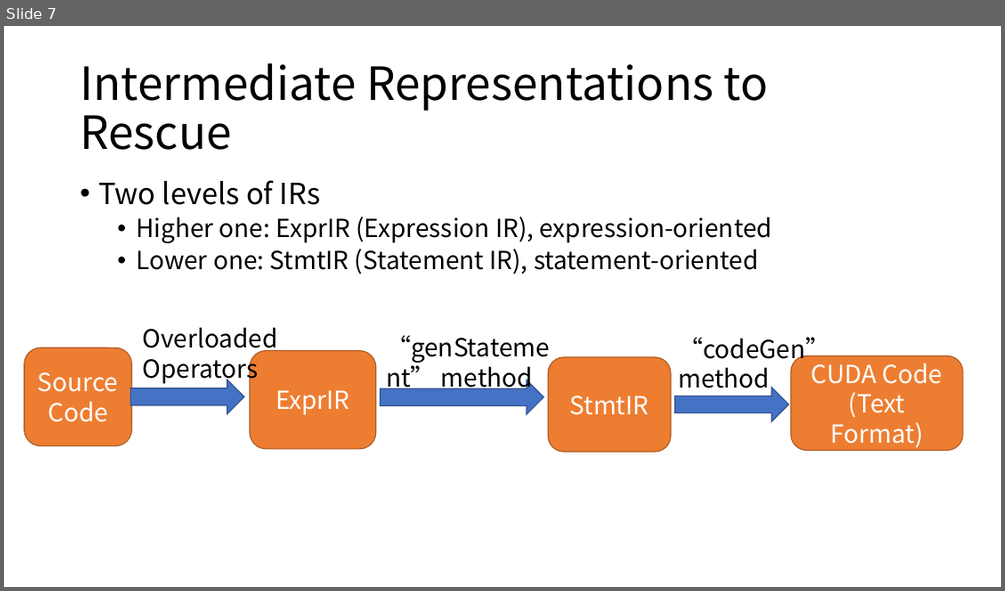
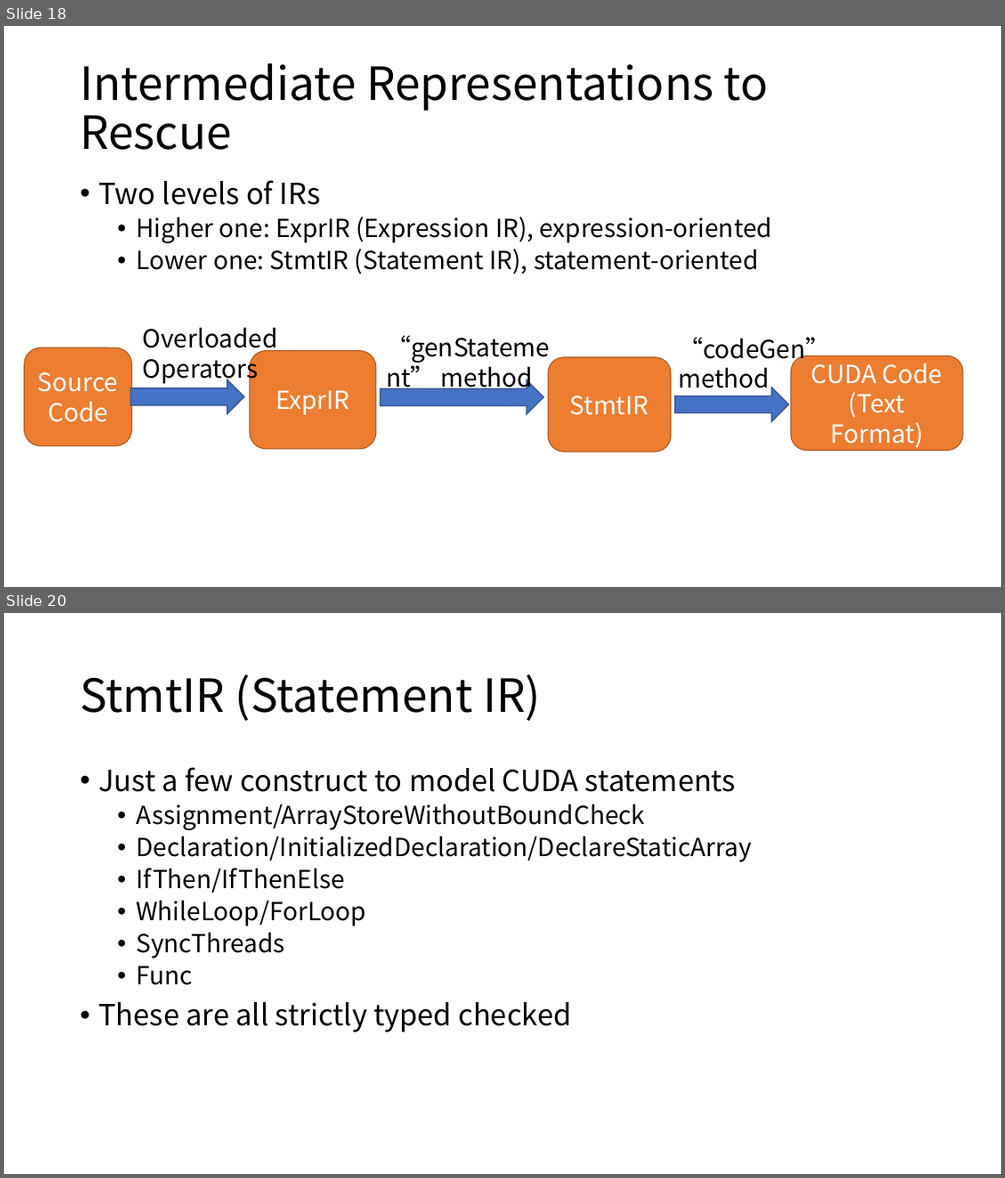
Before and after one commit to ZhenbangYou/A-Functional-Language-for-Parallel-Computing, a slide deck: A Functional Language for Parallel Computing.pptx. Shown one above the other, each under a label of ours: slide 7 before the commit, slides 18 and 20 after it; the slides between them are not shown. The pictures are 1005x591 and 1005x1178 pixels, drawn with LibreOffice and Linux fonts; fonts in the diff are those of the drawing. Boxes give left, top, right and bottom in pixels: in the first picture for what was removed or moved away, otherwise in the second. Text is boxed around its words. In the diff, an @@ line names an element or a change of style, - is before the commit and + after.

```diff
--- a/A Functional Language for Parallel Computing.pptx
+++ b/A Functional Language for Parallel Computing.pptx
@@ slide 20 added at bbox=[4, 613, 1001, 1174], background #FFFFFF @@
@@ title added at bbox=[80, 674, 541, 721], 44 pt, text #000000 @@
+StmtIR (Statement IR)
@@ text added at bbox=[98, 767, 752, 1032], 24 pt, text #000000 @@
+• Just a few construct to model CUDA statements
+  • Assignment/ArrayStoreWithoutBoundCheck
+  • Declaration/InitializedDeclaration/DeclareStaticArray
+  • IfThen/IfThenElse
+  • WhileLoop/ForLoop
+  • SyncThreads
+  • Func
+• These are all strictly typed checked
@@ what was slide 7 is now slide 18 @@
```
Also in this commit, not shown: 6 slides changed, 22 other slides added, 1 slide removed.
